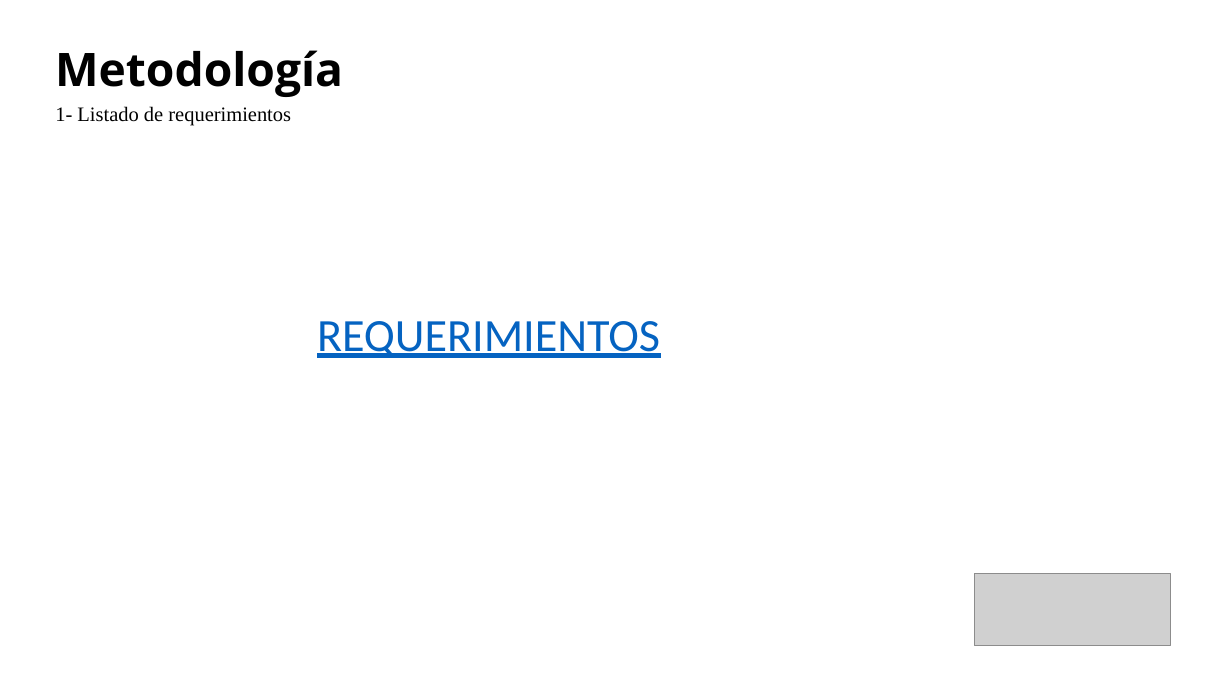
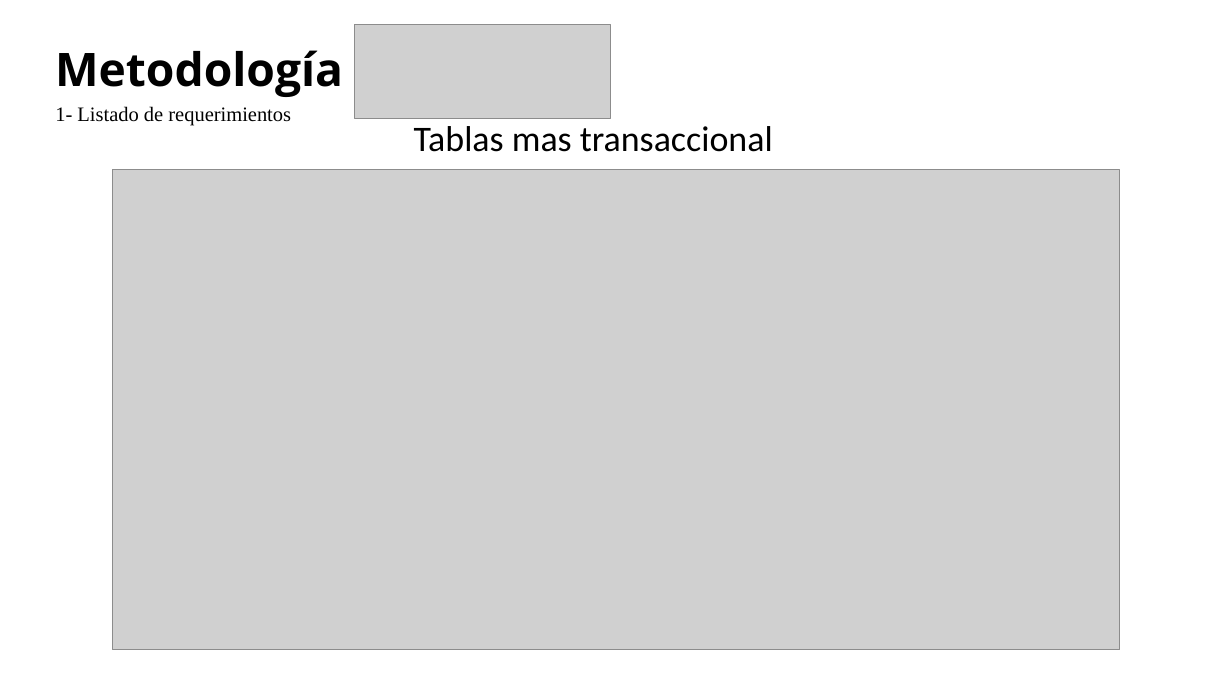
Before and after one commit to SebastianPacheco05/Reservify, a slide deck: slide 12 of docs/docs/files/GC-F-004FormatoPlantillaPresentacionPowerPointV09 (2).pptx (slide 13 before the commit). Drawn at 1232x693 pixels with LibreOffice and Linux fonts; fonts in the diff are those of the drawing; grey boxes stand for pictures. Boxes give left, top, right and bottom in pixels: in the first picture for what was removed or moved away, otherwise in the second. Text is boxed around its words. In the diff, an @@ line names an element or a change of style, - is before the commit and + after.

```diff
--- a/docs/docs/files/GC-F-004FormatoPlantillaPresentacionPowerPointV09 (2).pptx
+++ b/docs/docs/files/GC-F-004FormatoPlantillaPresentacionPowerPointV09 (2).pptx
@@ picture added at box(355, 24, 610, 118) @@
@@ text added at box(414, 126, 773, 152), 28 pt, text #000000 @@
+Tablas mas transaccional
@@ picture added at box(112, 170, 1119, 650) @@
@@ text removed at box(317, 321, 660, 358) @@
-REQUERIMIENTOS
@@ picture removed at box(974, 574, 1170, 646) @@
```
Also in this commit, not shown: 14 other slides changed, 2 slides added, 8 slides removed, 1 other file.
